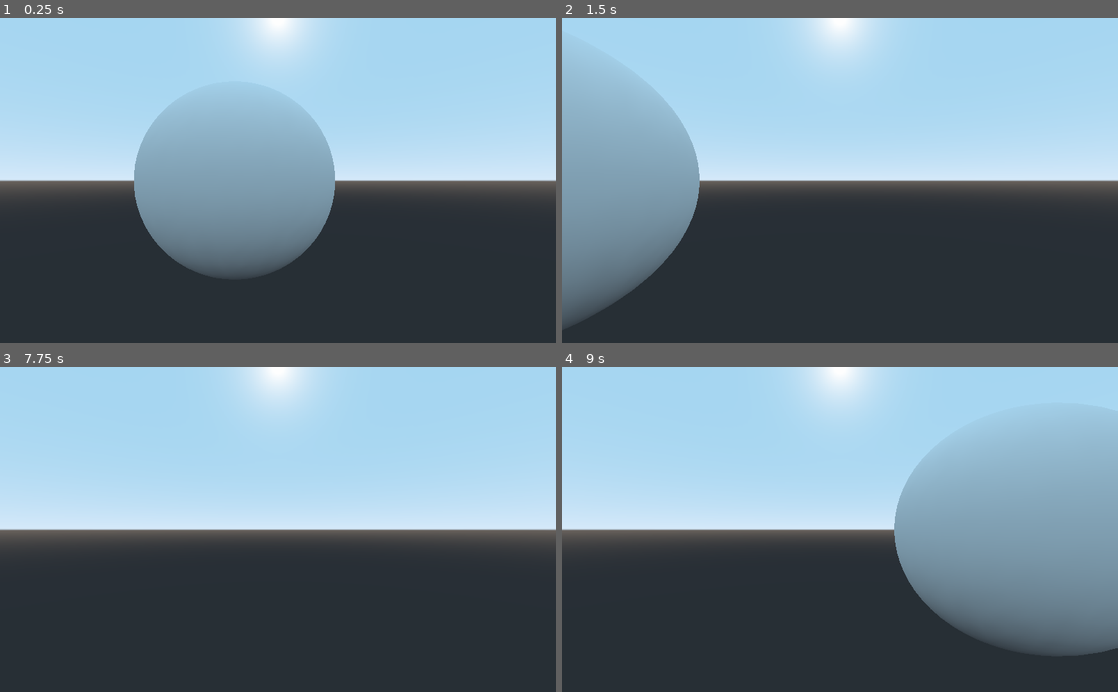
Above: before the commit, frames 1-4 (two rows, left to right).
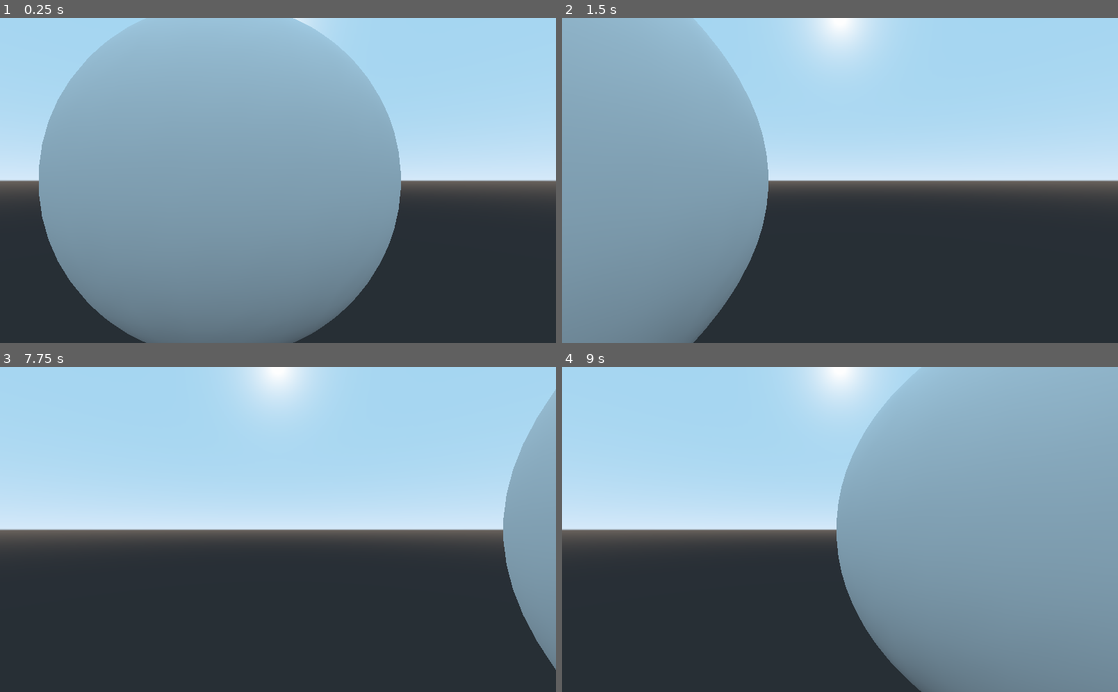
Above: after the commit, the same moments.

Repository: V-Sekai/godot-spatial-audio-project
Game: Godot game, scene res://Spatial.tscn
The game is run twice, just before and just after one commit, with the same random seed, the same clock (stepped at 60 frames per second) and the same inputs.
Inputs:
- Up to frame 1 (0.25 s): no input
- Up to frame 2 (1.5 s): no input
- Up to frame 3 (7.75 s): tap Enter at 2.75, 4.25, 5.75 s; tap Space at 3.5, 5, 6.5 s
- Up to frame 4 (9 s): no input

The runs differ from the first frame. In frame 1, 41% of the frame differs, in the area x 7-73%, y 0-100%; in frame 2, 21%; in frame 3, 5.4%; in frame 4, 26%.

Commit message:
Reduce volume.

Diff:
--- a/Spatial.tscn
+++ b/Spatial.tscn
@@ -31,12 +31,13 @@
 [node name="Pivot" type="Spatial" parent="."]
 
 [node name="Spatial" type="Spatial" parent="Pivot"]
-transform = Transform( 1, 0, 0, 0, 1, 0, 0, 0, 1, 0, 0, -0.5 )
+transform = Transform( 1, 0, 0, 0, 1, 0, 0, 0, 1, 0, 0, 0.411784 )
 
 [node name="AudioStreamPlayer3D" type="AudioStreamPlayer3D" parent="Pivot/Spatial"]
 transform = Transform( 1, 0, 0, 0, 1, 0, 0, 0, 1, 0, 0, -2.076 )
 stream = ExtResource( 1 )
 attenuation_model = 1
+max_db = 6.0
 autoplay = true
 
 [node name="MeshInstance" type="MeshInstance" parent="Pivot/Spatial/AudioStreamPlayer3D"]
--- a/default_bus_layout.tres
+++ b/default_bus_layout.tres
@@ -1,3 +1,4 @@
 [gd_resource type="AudioBusLayout" format=2]
 
 [resource]
+bus/0/volume_db = 6.02
